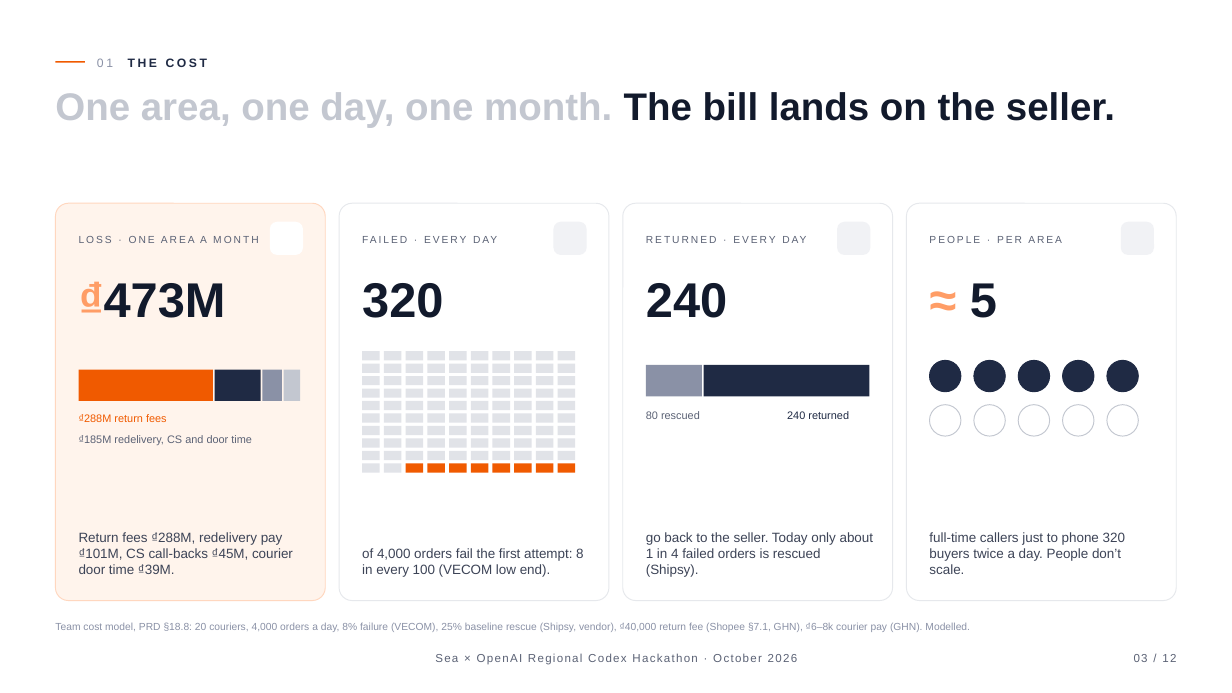
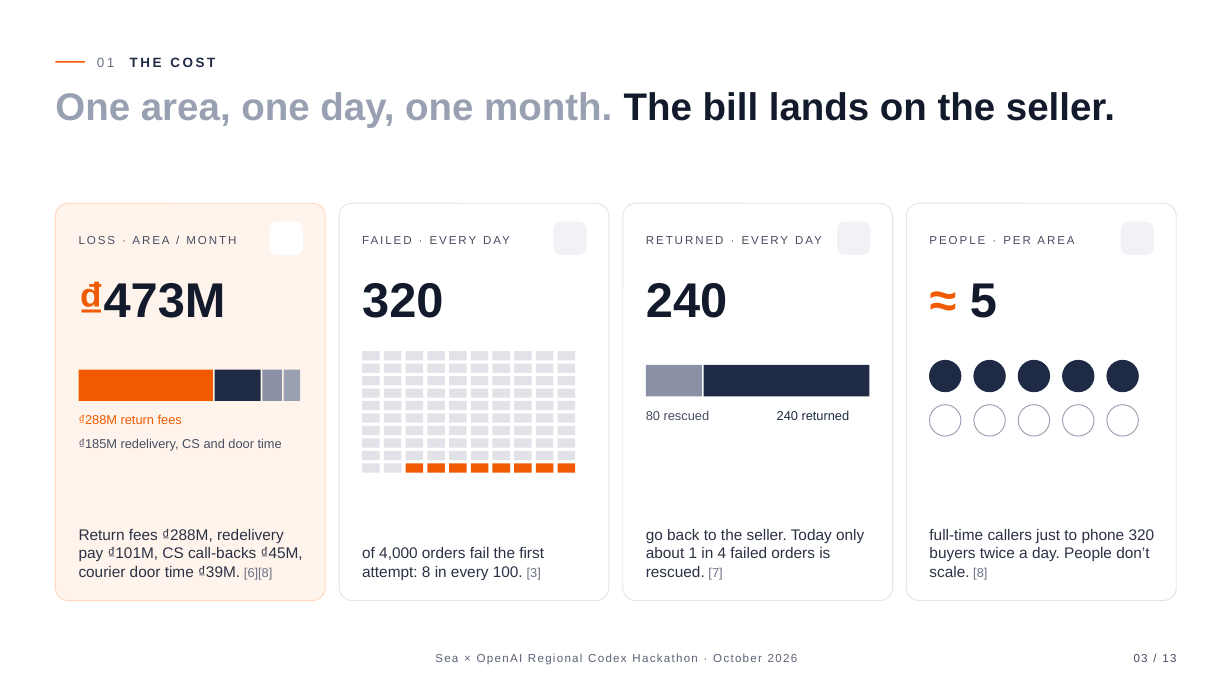
Before and after one commit to BennedictQuanTon/Alodi-Regional-Codex-Hackathon-2026, a slide deck: slide 3 of prep/01-pitch/Alodi-Pitch.pptx. Drawn at 1232x693 pixels with LibreOffice and Linux fonts; fonts in the diff are those of the drawing; background and template pictures are left out. Boxes give left, top, right and bottom in pixels: in the first picture for what was removed or moved away, otherwise in the second. Text is boxed around its words. In the diff, an @@ line names an element or a change of style, - is before the commit and + after.

Commit message:
deck: brand orange, stronger greys, larger body text, numbered references on a closing References slide

```diff
--- a/prep/01-pitch/Alodi-Pitch.pptx
+++ b/prep/01-pitch/Alodi-Pitch.pptx
@@ text "01 THE COST" at box(97, 57, 215, 67): size 9.5 to 10.5 pt; text colour #8A91A6 to #6B7285 in "01" @@
@@ text "One area, one day, one ..." at box(55, 92, 1115, 126): text colour #C3C7D0 to #98A0B2 in "One area, one day, one month." @@
@@ outline #E6E8EC 0.75 pt to #E3E5EA 0.75 pt in 3 elements at box(339, 203, 609, 601), box(623, 203, 893, 601), box(907, 203, 1177, 601) @@
@@ text at box(79, 236, 236, 244): text changed; size 8 to 9 pt; text colour #5B6275 to #464E62 @@
-LOSS · ONE AREA A MONTH
+LOSS · AREA / MONTH
@@ size 8 to 9 pt, text colour #5B6275 to #464E62 in 3 elements at box(451, 568, 489, 580), box(320, 92, 394, 127), box(929, 236, 1074, 244) @@
@@ text "₫473M" at box(79, 281, 226, 318): text colour #FF9D66 to #F05A00 in "₫473M" @@
@@ text "≈ 5" at box(970, 283, 997, 318): text colour #FF9D66 to #F05A00 in "≈" @@
@@ rectangle at box(284, 370, 300, 401): fill #C3C7D0 to #98A0B2 @@
@@ text "₫288M return fees" at box(79, 414, 182, 424): size 8.5 to 10 pt @@
@@ text "80 rescued" at box(646, 410, 710, 420): size 8.5 to 10 pt, text colour #5B6275 to #464E62 @@
@@ text "240 returned" at box(777, 410, 850, 420): size 8.5 to 10 pt @@
@@ outline #C3C7D0 0.75 pt to #98A0B2 0.75 pt in 5 elements at box(930, 405, 961, 436), box(974, 405, 1006, 436), box(1019, 405, 1050, 436), box(1063, 405, 1094, 436), box(1107, 405, 1139, 436) @@
@@ text "₫185M redelivery, CS and door ..." at box(79, 438, 282, 451): size 8.5 to 10 pt, text colour #5B6275 to #464E62 @@
@@ text at box(79, 529, 303, 580): text changed; size 10.5 to 12 pt; text colour #3D4457 to #2A3144 @@
-Return fees ₫288M, redelivery pay ₫101M, CS call-backs ₫45M, courier door time ₫39M.
+Return fees ₫288M, redelivery pay ₫101M, CS call-backs ₫45M, courier door time ₫39M. [6][8]
@@ text at box(646, 529, 864, 580): text changed; size 10.5 to 12 pt; text colour #3D4457 to #2A3144 @@
-go back to the seller. Today only about 1 in 4 failed orders is rescued (Shipsy).
+go back to the seller. Today only about 1 in 4 failed orders is rescued. [7]
@@ text at box(929, 529, 1155, 580): text changed; size 10.5 to 12 pt; text colour #3D4457 to #2A3144 @@
-full-time callers just to phone 320 buyers twice a day. People don’t scale.
+full-time callers just to phone 320 buyers twice a day. People don’t scale. [8]
@@ text at box(362, 547, 544, 580): text changed; size 10.5 to 12 pt; text colour #3D4457 to #2A3144 @@
-of 4,000 orders fail the first attempt: 8 in every 100 (VECOM low end).
+of 4,000 orders fail the first attempt: 8 in every 100. [3]
@@ text removed at box(55, 622, 970, 632) @@
-Team cost model, PRD §18.8: 20 couriers, 4,000 orders a day, 8% failure (VECOM), 25% baseline rescue (Shipsy, vendor), ₫40,000 return fee (Shopee §7.1, GHN), ₫6–8k courier pay (GHN). Modelled.
@@ text at box(1134, 654, 1176, 662): text changed; text colour #5B6275 to #464E62 @@
-03 / 12
+03 / 13
```
Also in this commit, not shown: 11 other slides changed, 1 slide added, 2 other files.
